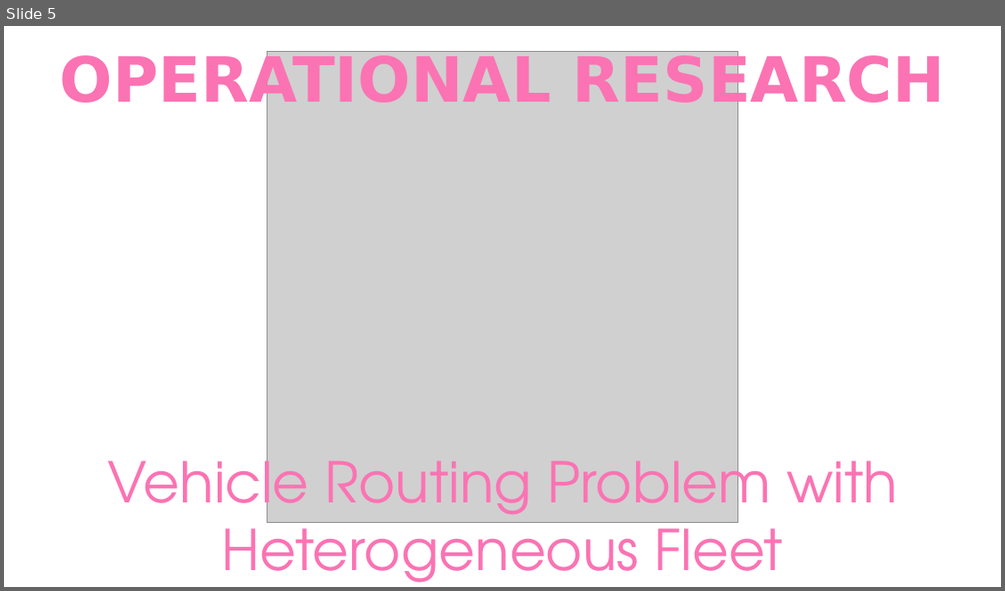
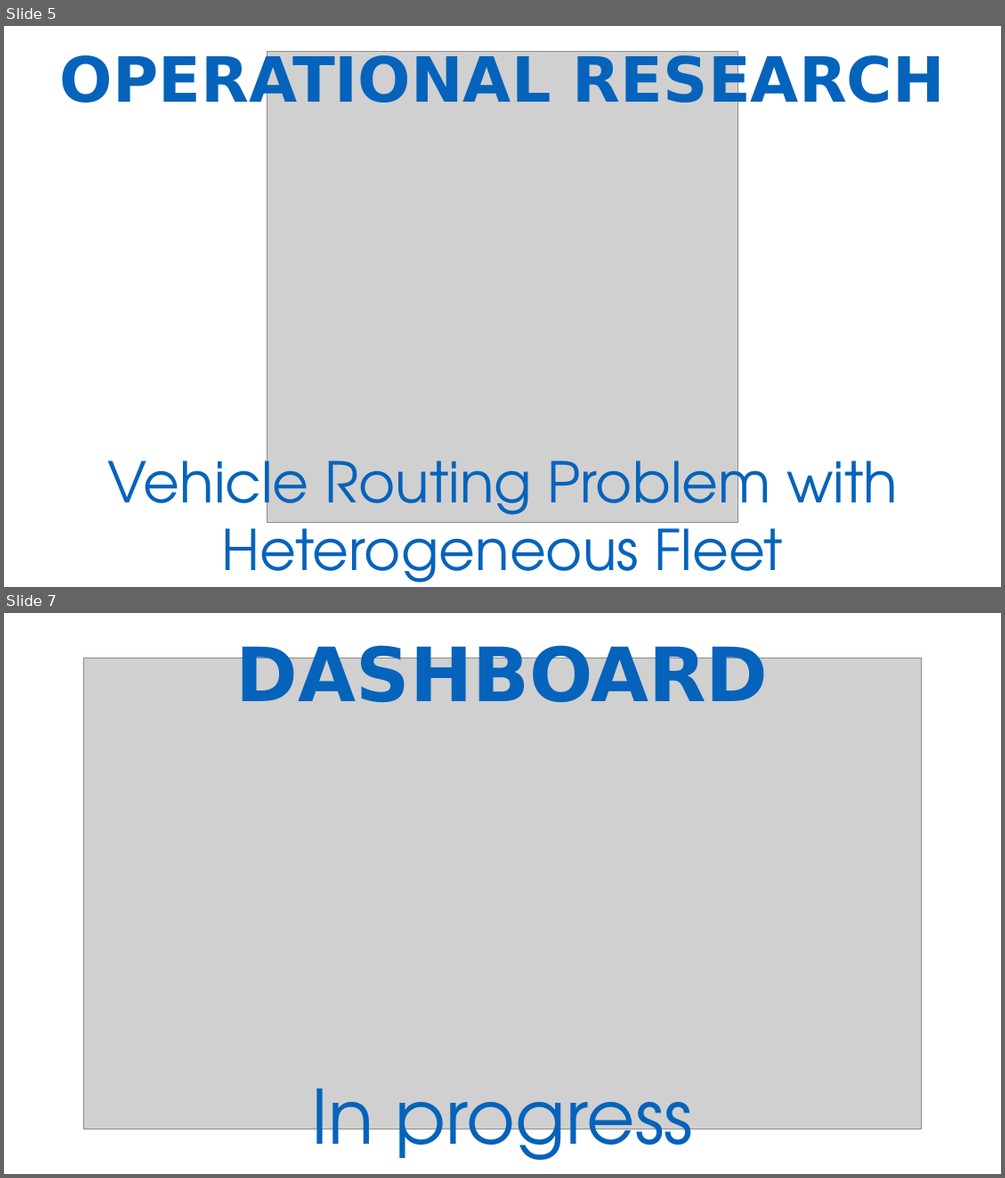
Before and after one commit to diassmatheus/en, a slide deck: assets/img/portfolio/cards-portifolio.pptx. Shown one above the other, each under a label of ours: slide 5 before the commit, slides 5 and 7 after it; the slides between them are not shown. The pictures are 1005x591 and 1005x1178 pixels, drawn with LibreOffice and Linux fonts; fonts in the diff are those of the drawing; grey boxes stand for pictures. Boxes give left, top, right and bottom in pixels: in the first picture for what was removed or moved away, otherwise in the second. Text is boxed around its words. In the diff, an @@ line names an element or a change of style, - is before the commit and + after.

```diff
--- a/assets/img/portfolio/cards-portifolio.pptx
+++ b/assets/img/portfolio/cards-portifolio.pptx
@@ slide 7 added at <box>4,613,1001,1174</box>, background #FFFFFF @@
@@ picture added at <box>84,657,922,1129</box> @@
@@ text added at <box>236,641,769,702</box>, 72 pt, text #0563BB, bold @@
+DASHBOARD
@@ text added at <box>312,1088,693,1174</box>, 72 pt, text #0563BB @@
+In progress
@@ slide 5 changed as well @@
@@ text "OPERATIONAL RESEARCH" at <box>60,52,945,115</box>: text colour #FB73B3 to #0563BB @@
@@ text "Vehicle Routing Problem with Heterogeneous ..." at <box>107,444,898,582</box>: text colour #FB73B3 to #0563BB @@
```
Also in this commit, not shown: 4 other slides changed, 1 other slide added, 8 other files.
